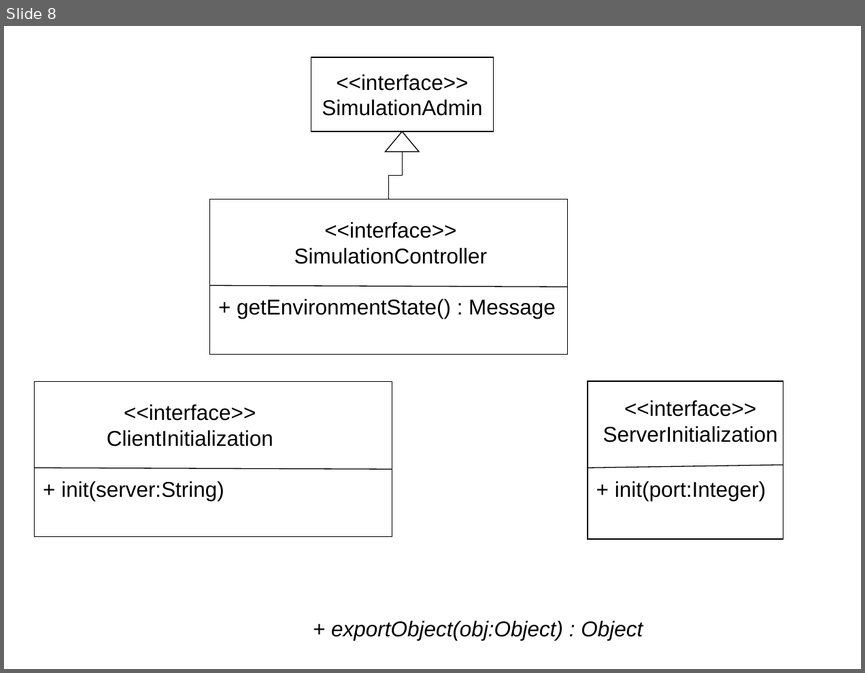
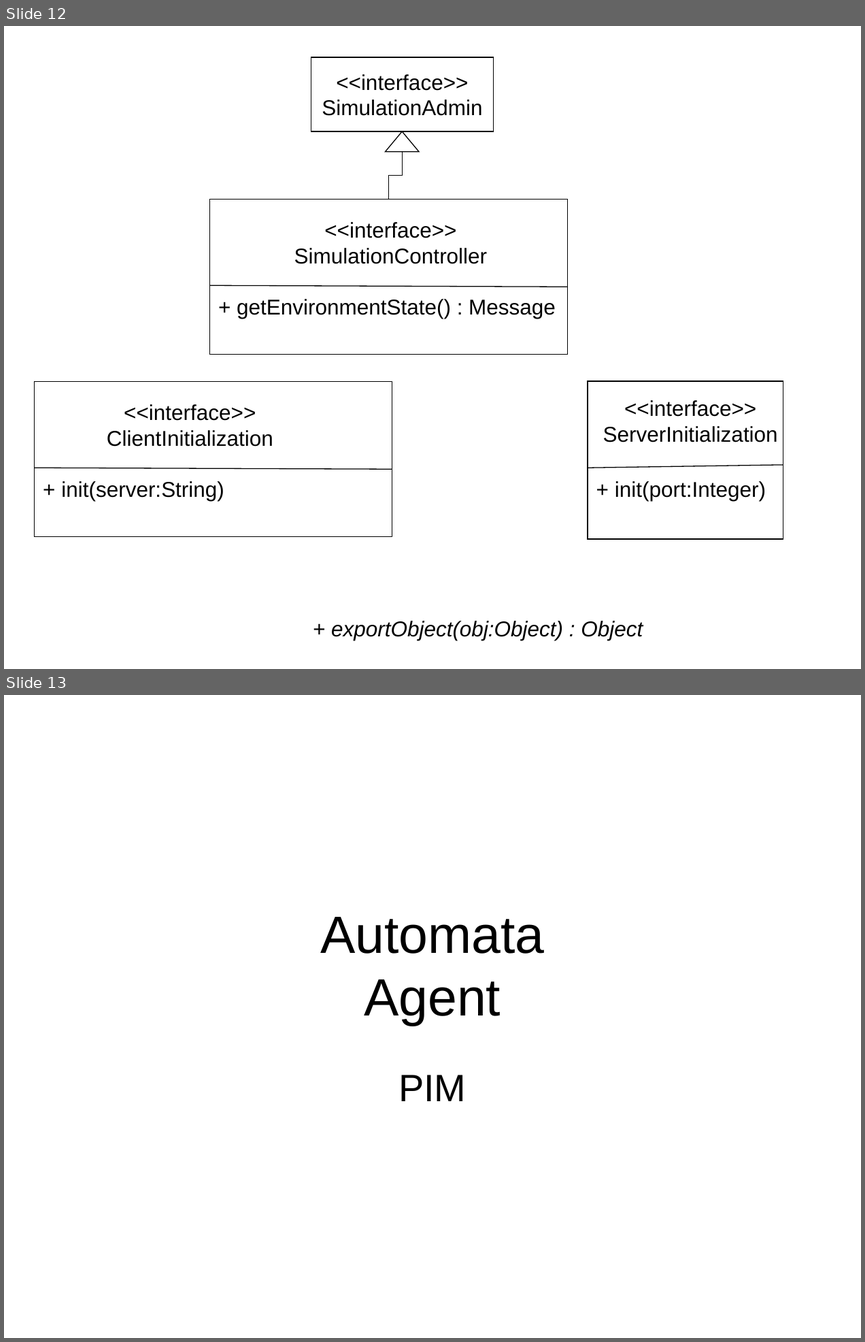
Before and after one commit to krishprince/rollerslam, a slide deck: docs/UML.ppt. Shown one above the other, each under a label of ours: slide 8 before the commit, slides 12 and 13 after it. The pictures are 865x673 and 865x1342 pixels, drawn with LibreOffice and Linux fonts; fonts in the diff are those of the drawing. Boxes give left, top, right and bottom in pixels: in the first picture for what was removed or moved away, otherwise in the second. Text is boxed around its words. In the diff, an @@ line names an element or a change of style, - is before the commit and + after.

```diff
--- a/docs/UML.ppt
+++ b/docs/UML.ppt
@@ slide 13 added at [4,695,861,1338], background #FFFFFF @@
@@ title added at [320,917,544,1025], 44 pt, text #000000 @@
+Automata
+Agent
@@ subtitle added at [398,1074,466,1101], 32 pt, text #000000 @@
+PIM
@@ what was slide 8 is now slide 12 @@
```
Also in this commit, not shown: 4 slides changed, 7 other slides added, 1 slide removed.
